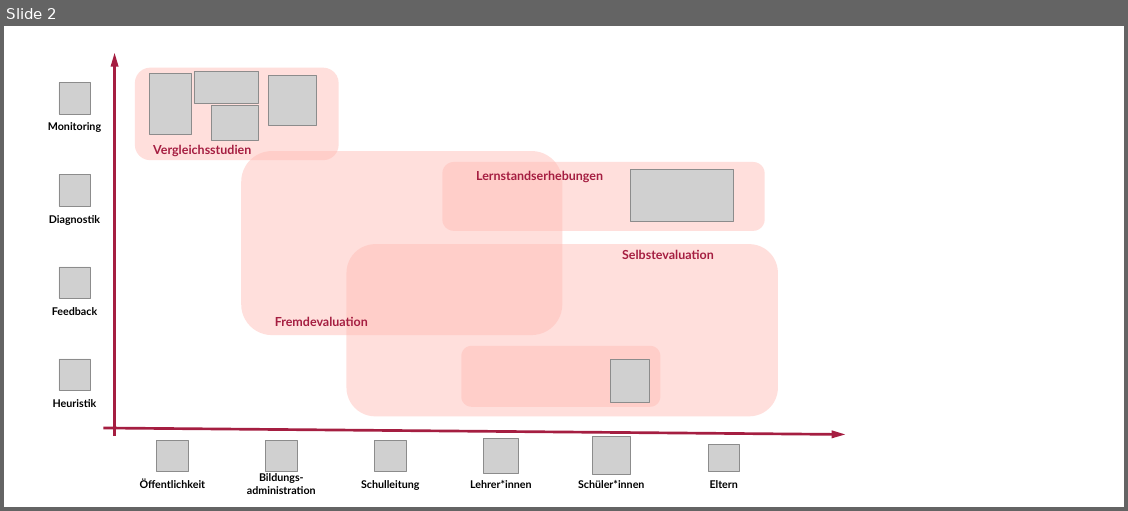
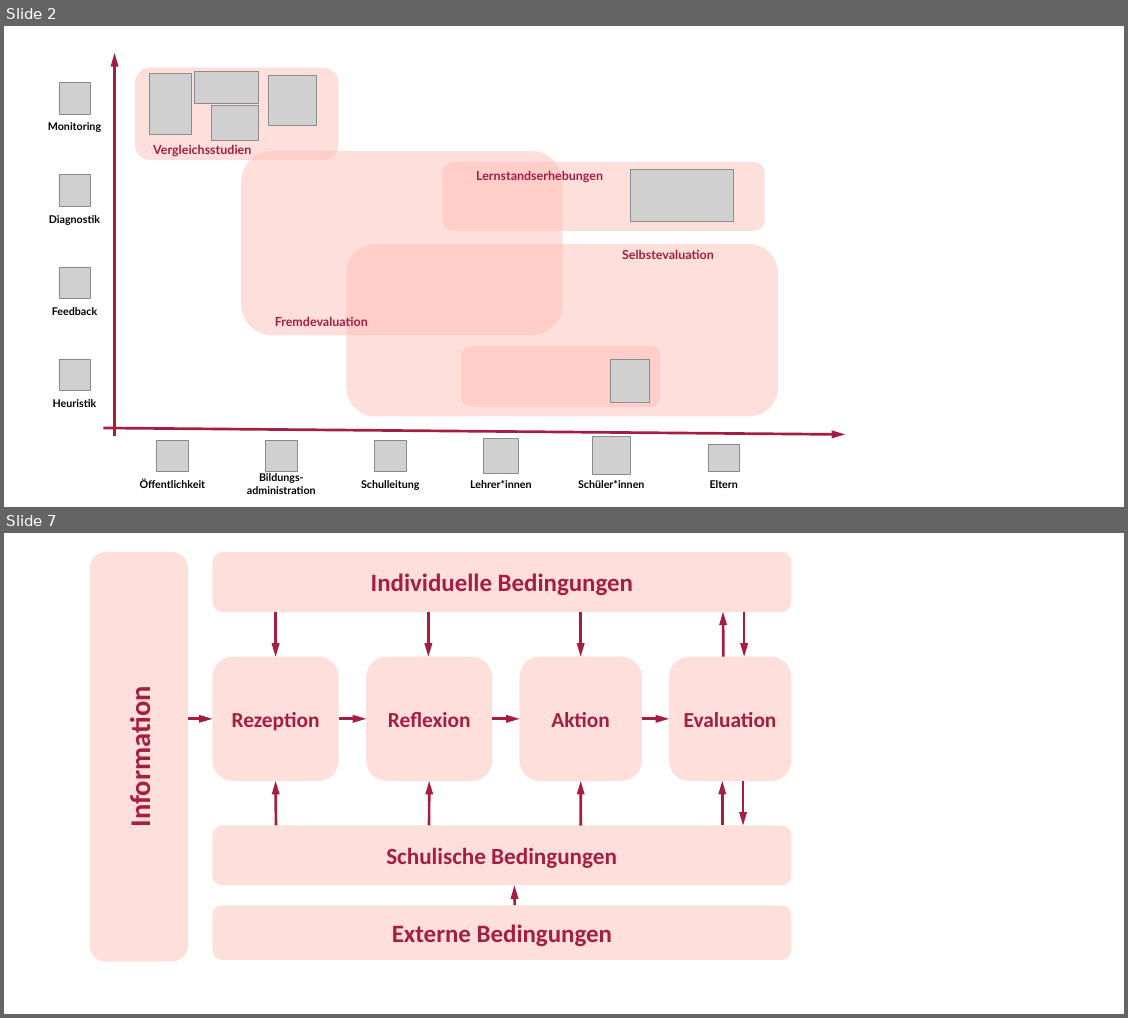
Before and after one commit to sammerk/vortrag-tue-w1, a slide deck: Img/Tabelle_Rueckmeldesysteme.pptx. Shown one above the other, each under a label of ours: slide 2 before the commit, slides 2 and 7 after it; the slides between them are not shown. The pictures are 1128x511 and 1128x1018 pixels, drawn with LibreOffice and Linux fonts; fonts in the diff are those of the drawing; grey boxes stand for pictures. Boxes give left, top, right and bottom in pixels: in the first picture for what was removed or moved away, otherwise in the second. Text is boxed around its words. In the diff, an @@ line names an element or a change of style, - is before the commit and + after.

```diff
--- a/Img/Tabelle_Rueckmeldesysteme.pptx
+++ b/Img/Tabelle_Rueckmeldesysteme.pptx
@@ slide 7 added at <box>4,533,1124,1014</box>, background #FFFFFF @@
@@ rounded rectangle added at <box>89,552,188,962</box>, fill #FFBCB5 at 47% opacity, 32 pt, text #A51E41, bold @@
+Information
@@ rounded rectangle added at <box>212,552,791,612</box>, fill #FFBCB5 at 47% opacity, 28 pt, text #A51E41, bold @@
+Individuelle Bedingungen
@@ arrow added from (276, 612) to (276, 657), #A51E41 3 pt @@
@@ arrow added from (428, 612) to (428, 657), #A51E41 3 pt @@
@@ arrow added from (580, 612) to (580, 657), #A51E41 3 pt @@
@@ arrow added from (723, 657) to (723, 612), #A51E41 3 pt @@
@@ arrow added from (744, 612) to (744, 657), #A51E41 3 pt @@
@@ rounded rectangle added at <box>212,657,339,781</box>, fill #FFBCB5 at 47% opacity, 24 pt, text #A51E41, bold @@
+Rezeption
@@ rounded rectangle added at <box>366,657,493,781</box>, fill #FFBCB5 at 47% opacity, 24 pt, text #A51E41, bold @@
+Reflexion
@@ rounded rectangle added at <box>519,657,642,781</box>, fill #FFBCB5 at 47% opacity, 24 pt, text #A51E41, bold @@
+Aktion
@@ rounded rectangle added at <box>669,657,791,781</box>, fill #FFBCB5 at 47% opacity, 24 pt, text #A51E41, bold @@
+Evaluation
@@ arrow added from (188, 719) to (212, 719), #A51E41 3 pt @@
@@ arrow added from (339, 719) to (366, 719), #A51E41 3 pt @@
@@ arrow added from (493, 719) to (519, 719), #A51E41 3 pt @@
@@ arrow added from (642, 719) to (669, 719), #A51E41 3 pt @@
@@ arrow added from (276, 825) to (276, 781), #A51E41 3 pt @@
@@ arrow added from (429, 825) to (429, 781), #A51E41 3 pt @@
@@ arrow added from (581, 825) to (580, 781), #A51E41 3 pt @@
@@ arrow added from (722, 825) to (722, 781), #A51E41 3 pt @@
@@ arrow added from (743, 781) to (743, 825), #A51E41 3 pt @@
@@ rounded rectangle added at <box>212,825,791,886</box>, fill #FFBCB5 at 47% opacity, 26 pt, text #A51E41, bold @@
+Schulische Bedingungen
@@ arrow added from (514, 905) to (514, 886), #A51E41 3 pt @@
@@ rounded rectangle added at <box>212,905,791,960</box>, fill #FFBCB5 at 47% opacity, 28 pt, text #A51E41, bold @@
+Externe Bedingungen
```
Also in this commit, not shown: 1 slide changed, 3 other slides added, 24 other files.
